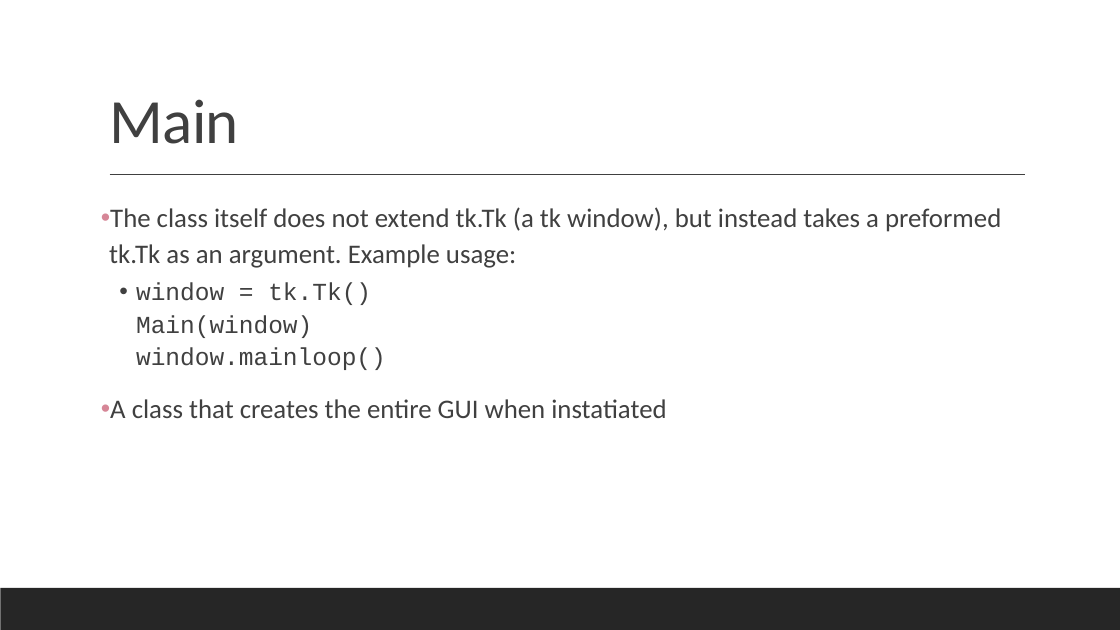
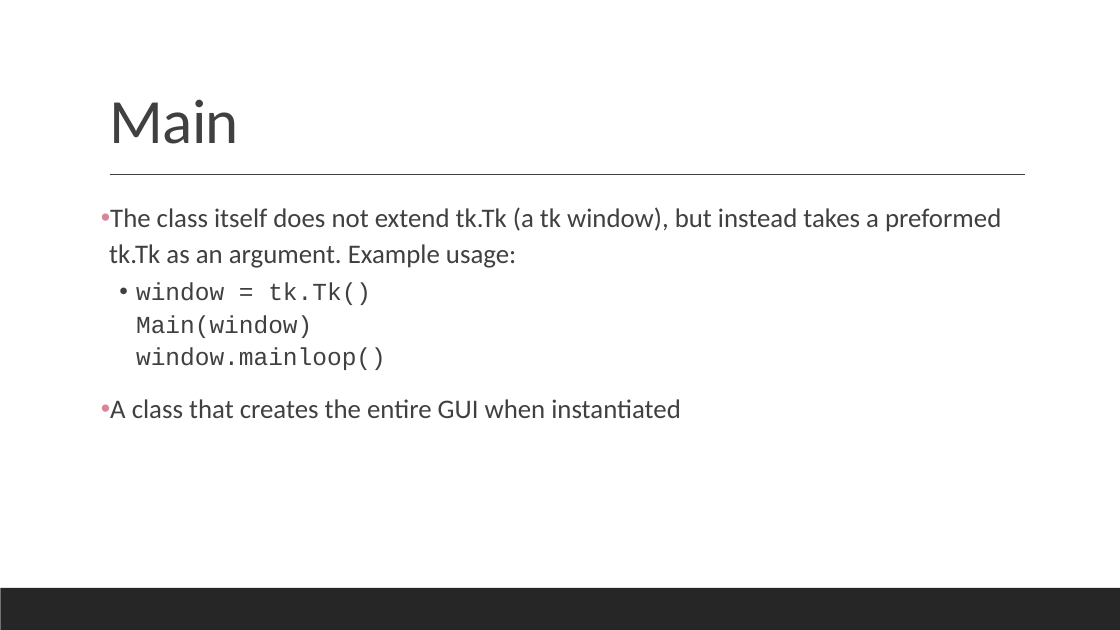
Before and after one commit to mathmauney/SAXSControl, a slide deck: slide 26 of Documentation.pptx. Drawn at 1120x630 pixels with LibreOffice and Linux fonts; fonts in the diff are those of the drawing. Boxes give left, top, right and bottom in pixels: in the first picture for what was removed or moved away, otherwise in the second. Text is boxed around its words. In the diff, an @@ line names an element or a change of style, - is before the commit and + after.

```diff
--- a/Documentation.pptx
+++ b/Documentation.pptx
@@ text at (110,399,681,418): text changed @@
-• A class that creates the entire GUI when instatiated
+• A class that creates the entire GUI when instantiated
```
Also in this commit, not shown: 16 slides added, 1 slide removed, 2 other files.
